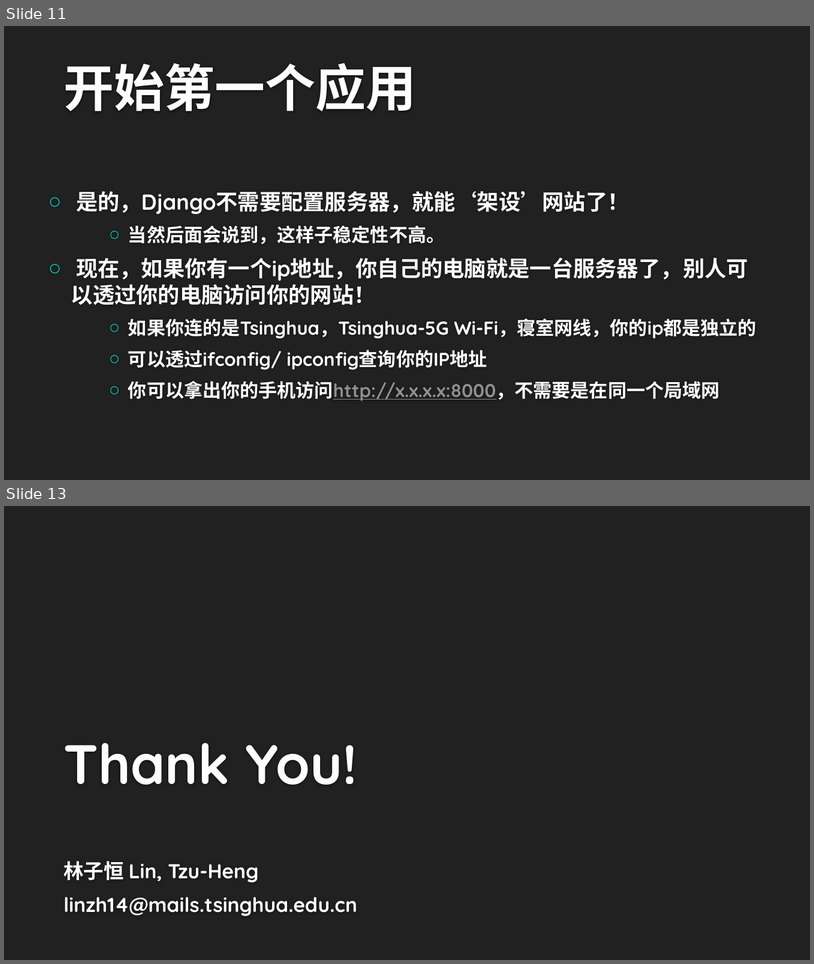
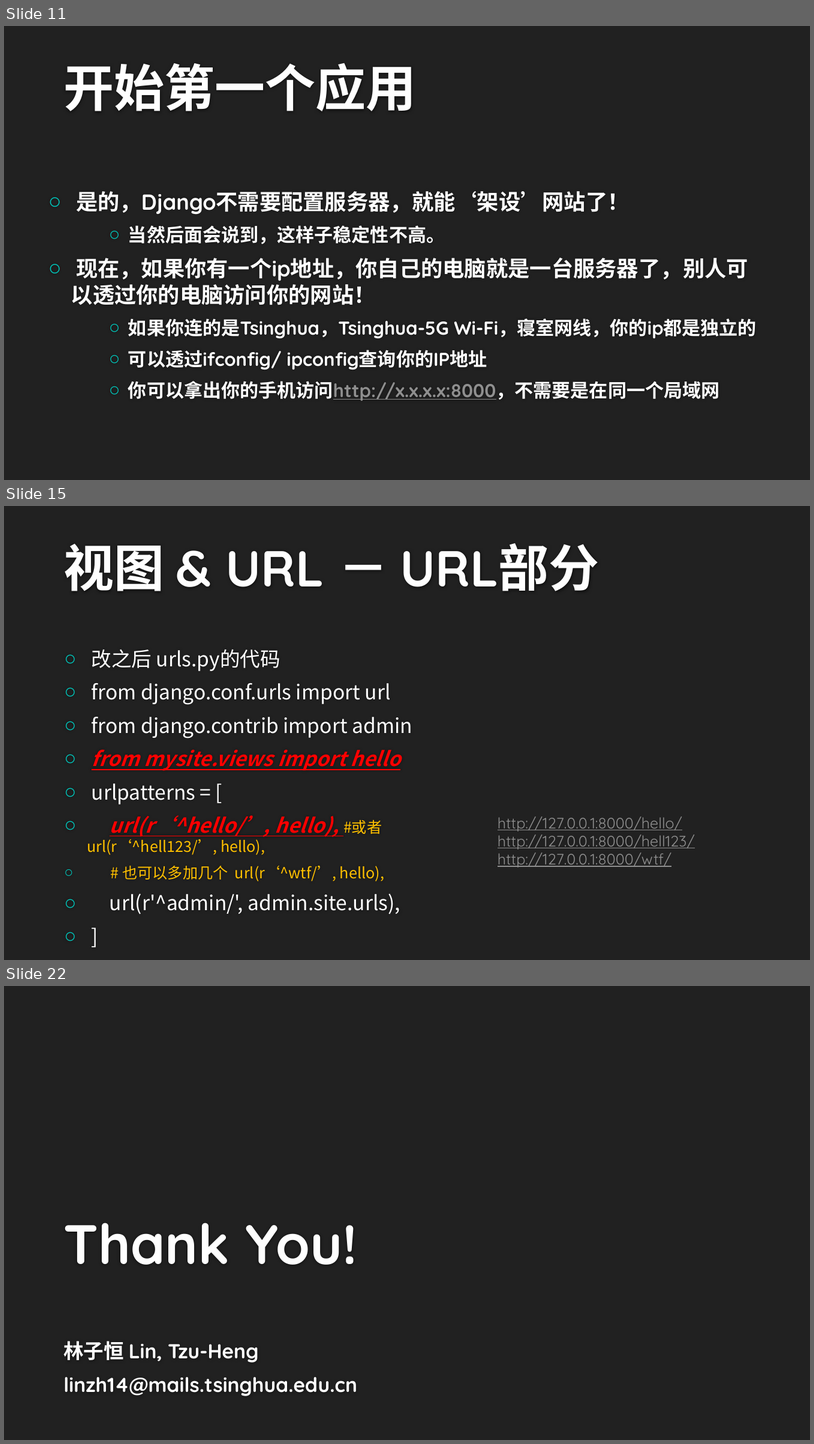
Before and after one commit to lzhbrian/Django-Lecture, a slide deck: 第一讲.pptx. Shown one above the other, each under a label of ours: slides 11 and 13 before the commit, slides 11, 15 and 22 after it; the slides between them are not shown. The pictures are 814x964 and 814x1444 pixels, drawn with LibreOffice and Linux fonts; fonts in the diff are those of the drawing; background and template pictures are left out. Boxes give left, top, right and bottom in pixels: in the first picture for what was removed or moved away, otherwise in the second. Text is boxed around its words. In the diff, an @@ line names an element or a change of style, - is before the commit and + after.

```diff
--- a/第一讲.pptx
+++ b/第一讲.pptx
@@ slide 15 added at (x1=4, y1=506, x2=810, y2=960), background #212121 @@
@@ title added at (x1=63, y1=543, x2=599, y2=591), 60 pt, text #FEFEFE, bold @@
+视图 & URL － URL部分
@@ text added at (x1=87, y1=649, x2=413, y2=914), 24 pt, text #FFFFFF @@
+○ 改之后 urls.py的代码
+○ from django.conf.urls import url
+○ from django.contrib import admin
+○ from mysite.views import hello
+○ urlpatterns = [
+○ url(r‘^hello/’, hello), #或者 url(r‘^hell123/’, hello),
+○ # 也可以多加几个 url(r‘^wtf/’, hello),
+○ url(r'^admin/', admin.site.urls),
+○ ]
@@ text added at (x1=498, y1=816, x2=695, y2=867), 18 pt, text #8F8F8F, underline @@
+http://127.0.0.1:8000/hello/
+http://127.0.0.1:8000/hell123/
+http://127.0.0.1:8000/wtf/
@@ what was slide 13 is now slide 22 @@
```
Also in this commit, not shown: 3 slides changed, 8 other slides added.
